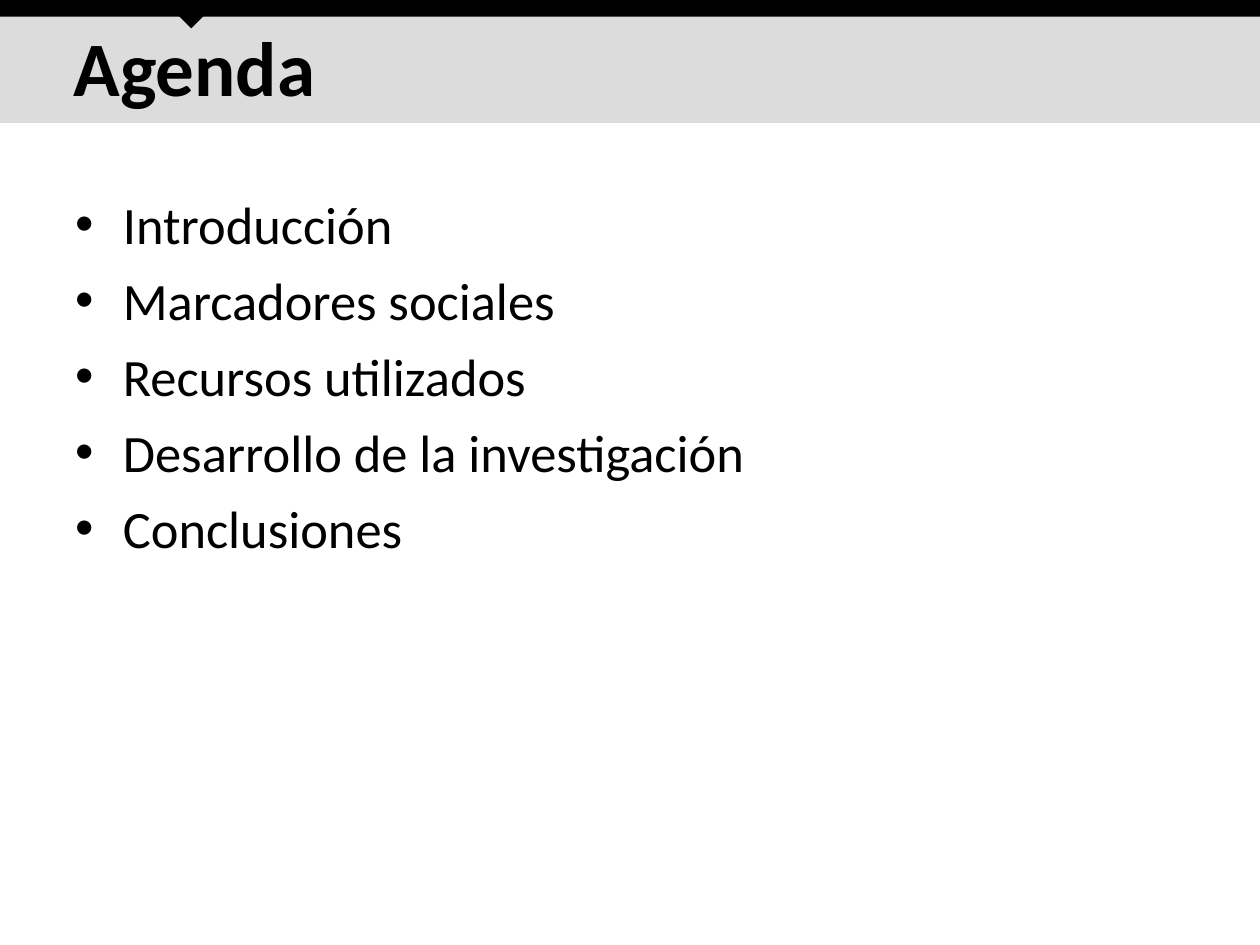
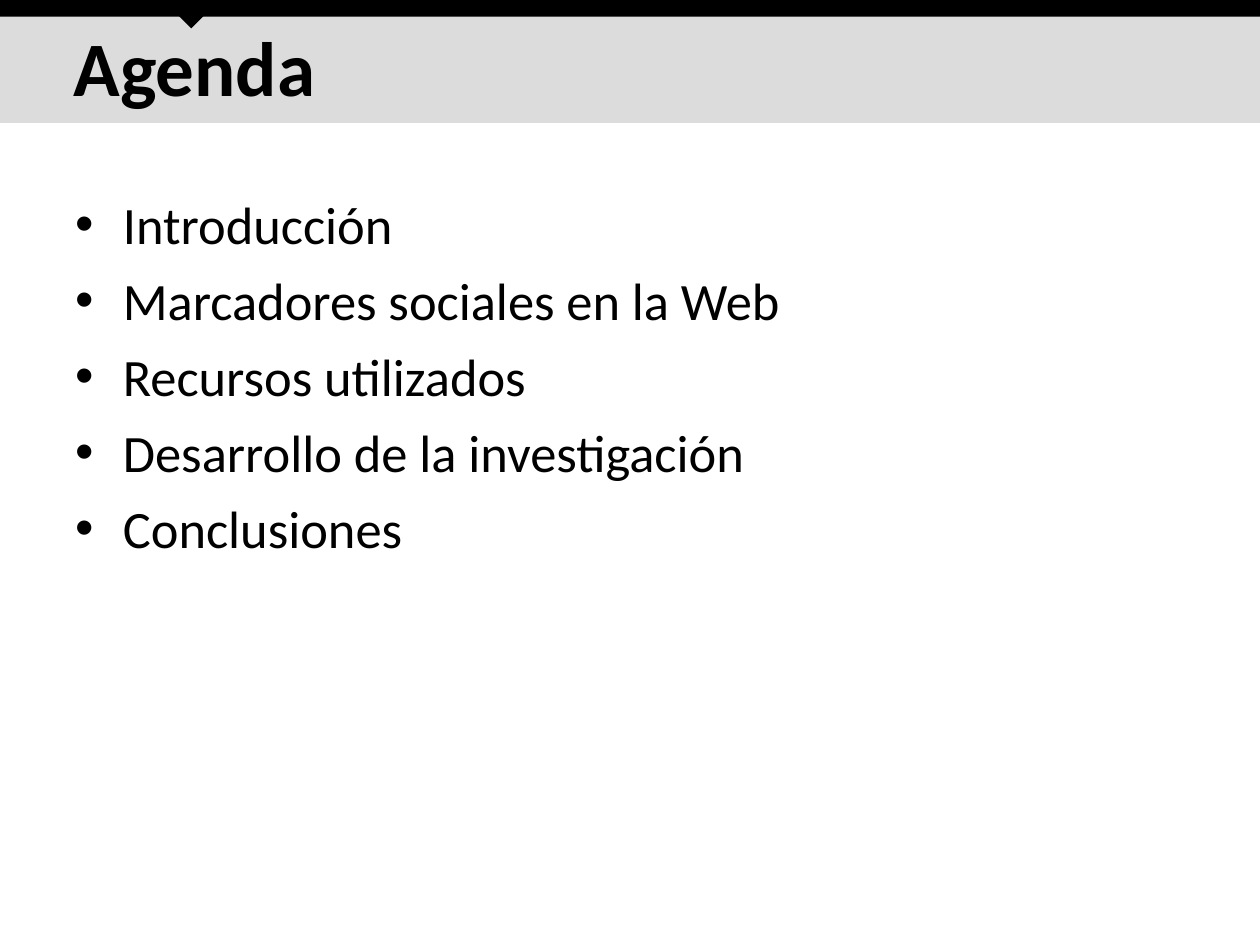
Before and after one commit to ak907kenai/nicotournetesis, a slide deck: slide 2 of docs_trunk/Presentación/Nicolás Tourné - Presentación Tesis (v2.2).ppt. Drawn at 1260x945 pixels with LibreOffice and Linux fonts; fonts in the diff are those of the drawing. Boxes give left, top, right and bottom in pixels: in the first picture for what was removed or moved away, otherwise in the second. Text is boxed around its words. In the diff, an @@ line names an element or a change of style, - is before the commit and + after.

```diff
--- a/docs_trunk/Presentación/Nicolás Tourné - Presentación Tesis (v2.2).ppt
+++ b/docs_trunk/Presentación/Nicolás Tourné - Presentación Tesis (v2.2).ppt
@@ text at (123,283,779,321): text changed @@
-• Marcadores sociales
+• Marcadores sociales en la Web
```
Also in this commit, not shown: 2 other slides changed, 2 slides added.
